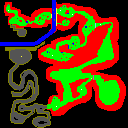
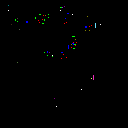
Layer changes from the first (128, 128) image to the second:
painted on "objects" over [17, 29, 23, 63]
hid "map", painted on it over [0, 0, 126, 128]
